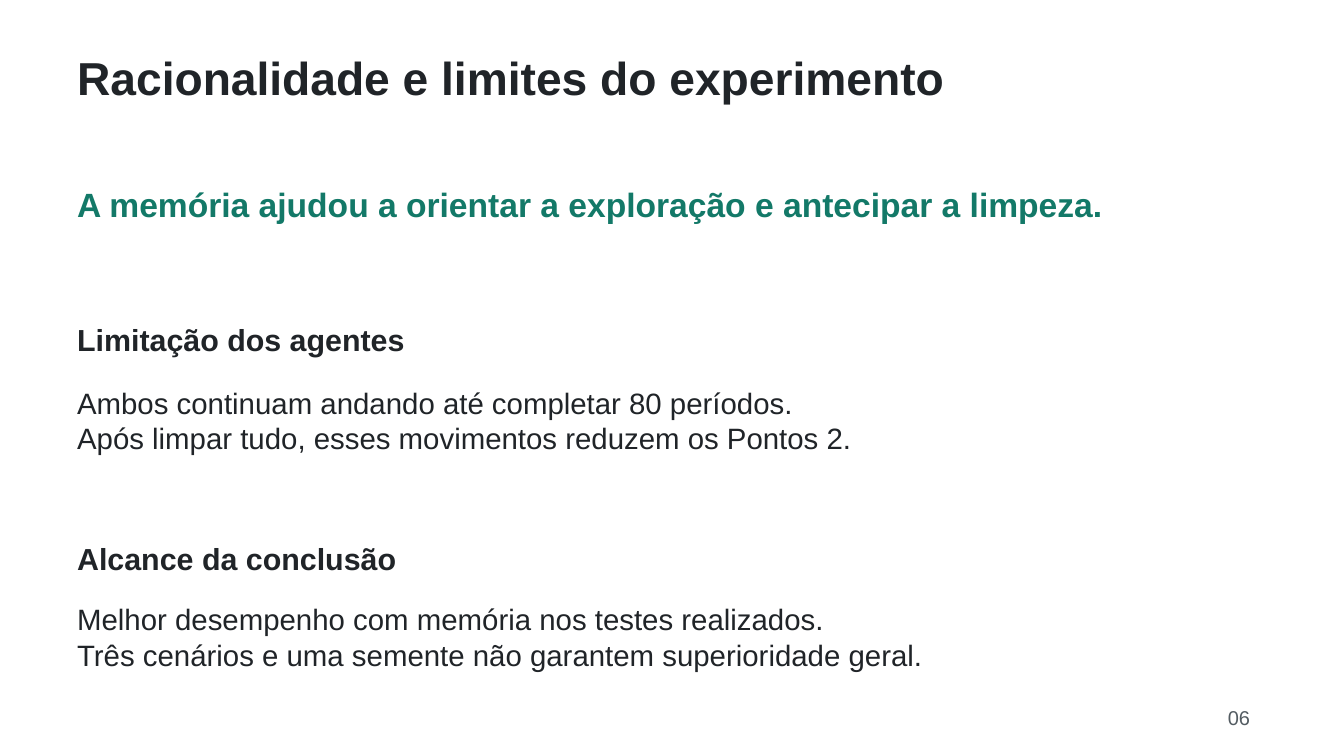
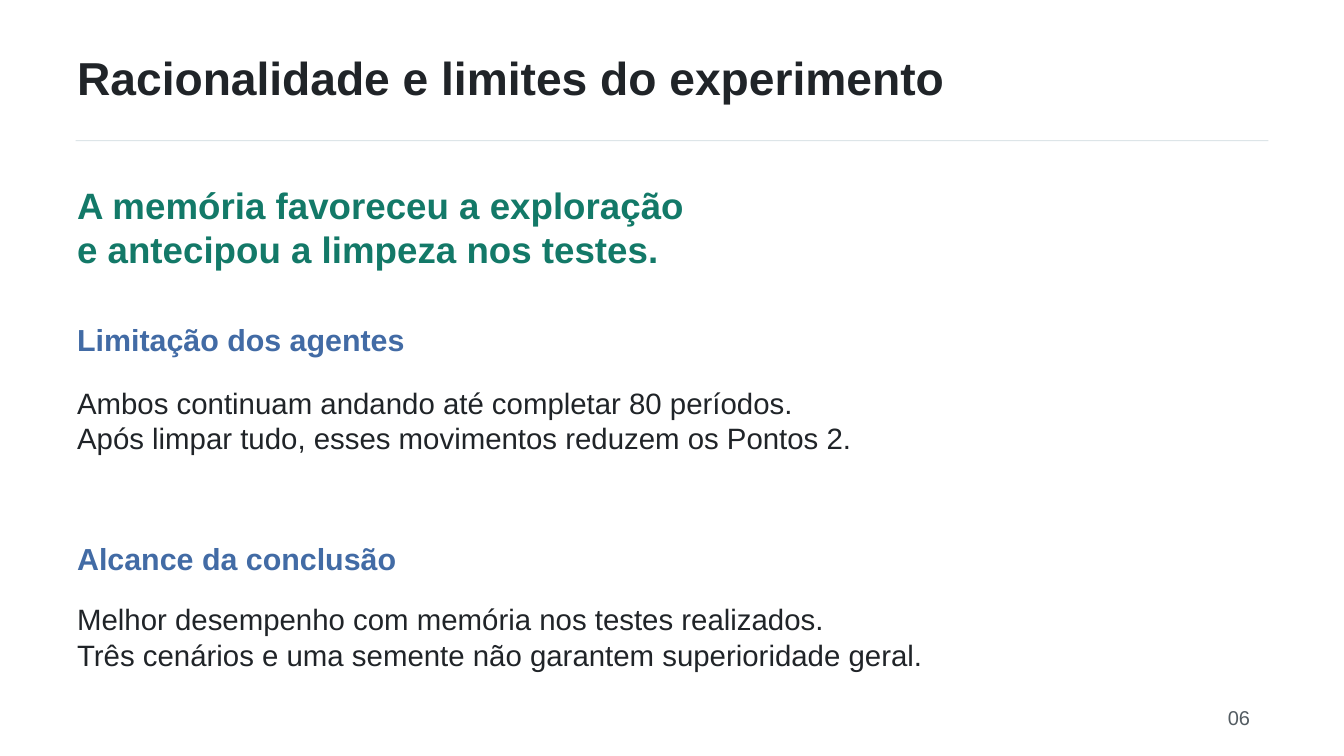
Before and after one commit to Lucas4lmeida/agentes-inteligentes-aspirador, a slide deck: slide 6 of apresentacao_agentes.pptx. Drawn at 1344x756 pixels with LibreOffice and Linux fonts; fonts in the diff are those of the drawing. Boxes give left, top, right and bottom in pixels: in the first picture for what was removed or moved away, otherwise in the second. Text is boxed around its words. In the diff, an @@ line names an element or a change of style, - is before the commit and + after.

```diff
--- a/apresentacao_agentes.pptx
+++ b/apresentacao_agentes.pptx
@@ line added from (76, 141) to (1268, 141), #DDE5E8 0.75 pt @@
@@ text at (x1=77, y1=192, x2=684, y2=270): text changed; size 24 to 26.2 pt @@
-A memória ajudou a orientar a exploração e antecipar a limpeza.
+A memória favoreceu a exploração
+e antecipou a limpeza nos testes.
@@ text "Limitação dos agentes" at (x1=77, y1=329, x2=405, y2=357): text colour #202428 to #426BA5 @@
@@ text "Alcance da conclusão" at (x1=77, y1=548, x2=396, y2=571): text colour #202428 to #426BA5 @@
```
Also in this commit, not shown: 5 other slides changed, 3 other files.
